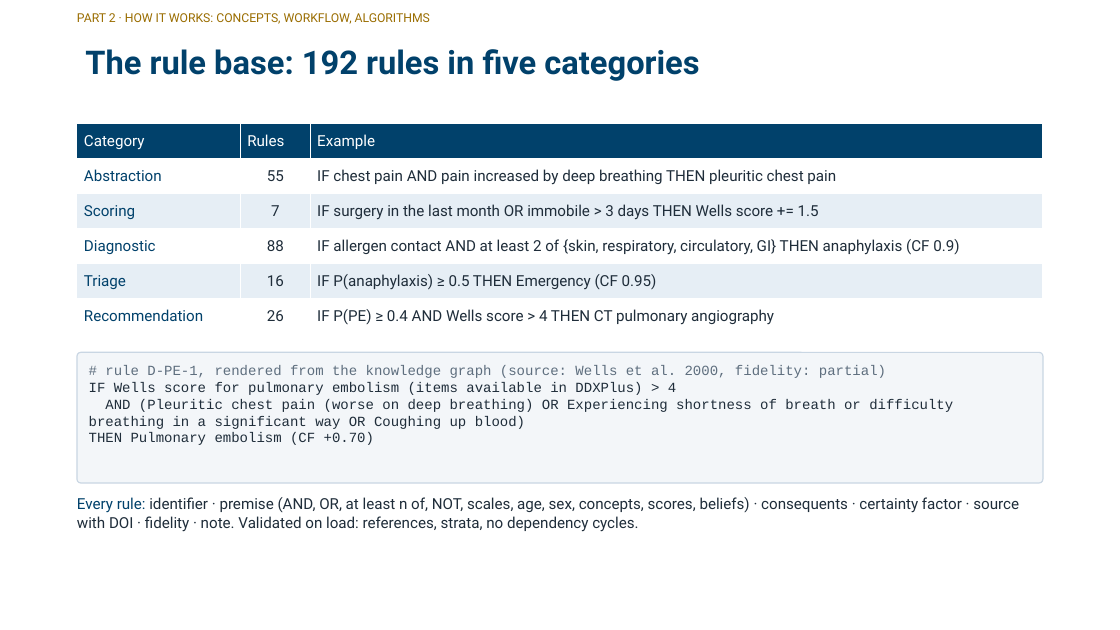
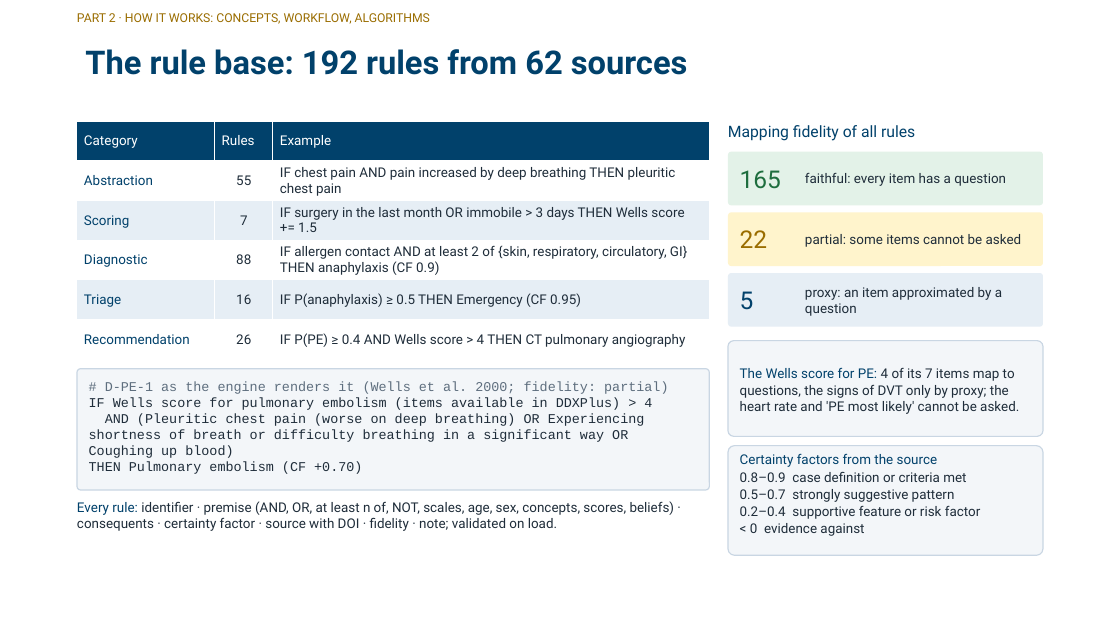
Before and after one commit to zidanarsyad/ddx-expert-system, a slide deck: slide 5 of docs/slides.pptx (slide 7 before the commit). Drawn at 1120x630 pixels with LibreOffice and Linux fonts; fonts in the diff are those of the drawing; background and template pictures are left out. Boxes give left, top, right and bottom in pixels: in the first picture for what was removed or moved away, otherwise in the second. Text is boxed around its words. In the diff, an @@ line names an element or a change of style, - is before the commit and + after.

```diff
--- a/docs/slides.pptx
+++ b/docs/slides.pptx
@@ title at box(85, 49, 688, 75): text changed @@
-The rule base: 192 rules in five categories
+The rule base: 192 rules from 62 sources
@@ table at box(77, 121, 709, 359) @@
@@ size 13 to 11.5 pt @@
@@ table: place and size @@
-table at box(77, 124, 1043, 334)
+table at box(77, 121, 709, 359)
@@ text added at box(728, 125, 915, 141), 13.5 pt, text #01416B @@
+Mapping fidelity of all rules
@@ rounded rectangle added at box(728, 152, 1044, 206), fill #E3F2E8 @@
@@ text added at box(740, 170, 781, 189), 21 pt, text #1E6E3E @@
+165
@@ text added at box(805, 173, 1006, 186), 11.5 pt, text #1F2D3A @@
+faithful: every item has a question
@@ rounded rectangle added at box(728, 213, 1044, 266), fill #FFF4CC @@
@@ text added at box(740, 230, 768, 248), 21 pt, text #9A6D00 @@
+22
@@ text added at box(805, 234, 1022, 247), 11.5 pt, text #1F2D3A @@
+partial: some items cannot be asked
@@ rounded rectangle added at box(728, 273, 1044, 327), fill #E6EEF5 @@
@@ text added at box(740, 291, 754, 310), 21 pt, text #01416B @@
+5
@@ text added at box(805, 287, 1002, 316), 11.5 pt, text #1F2D3A @@
+proxy: an item approximated by a question
@@ rounded rectangle added at box(728, 341, 1044, 437), fill #F3F6F9, outline #C9D6E3 1 pt @@
@@ rounded rectangle: place and size @@
-rounded rectangle at box(77, 352, 1044, 483)
+rounded rectangle at box(77, 369, 710, 490)
@@ text "# D-PE-1 as the engine ...": place and size @@
-text "# D-PE-1 as the engine ..." at box(89, 365, 953, 445)
+text "# D-PE-1 as the engine ..." at box(89, 381, 668, 474)
@@ text at box(105, 381, 668, 394): text changed; size 12 to 11.5 pt @@
-# rule D-PE-1, rendered from the knowledge graph (source: Wells et al. 2000, fidelity: partial)
+# D-PE-1 as the engine renders it (Wells et al. 2000; fidelity: partial)
@@ text added at box(740, 367, 1019, 414), 11.5 pt, text #1F2D3A @@
+The Wells score for PE: 4 of its 7 items map to questions, the signs of DVT only by proxy; the heart rate and 'PE most likely' cannot be asked.
@@ text at box(89, 397, 652, 474): size 12 to 11.5 pt in "IF Wells score for pulmonary embolism (items ...", "AND (Pleuritic chest pain (worse on deep ...", "THEN Pulmonary embolism (CF +0.70)" @@
@@ rounded rectangle added at box(728, 446, 1044, 556), fill #F3F6F9, outline #C9D6E3 1 pt @@
@@ text added at box(740, 453, 980, 536), 11.5 pt, text #1F2D3A @@
+Certainty factors from the source
+0.8–0.9 case definition or criteria met
+0.5–0.7 strongly suggestive pattern
+0.2–0.4 supportive feature or risk factor
+< 0 evidence against
@@ text at box(77, 501, 675, 531): text changed; size 13 to 11.5 pt @@
-Every rule: identifier · premise (AND, OR, at least n of, NOT, scales, age, sex, concepts, scores, beliefs) · consequents · certainty factor · source with DOI · fidelity · note. Validated on load: references, strata, no dependency cycles.
+Every rule: identifier · premise (AND, OR, at least n of, NOT, scales, age, sex, concepts, scores, beliefs) · consequents · certainty factor · source with DOI · fidelity · note; validated on load.
```
Also in this commit, not shown: 9 other slides changed, 9 slides removed, 12 other files.
